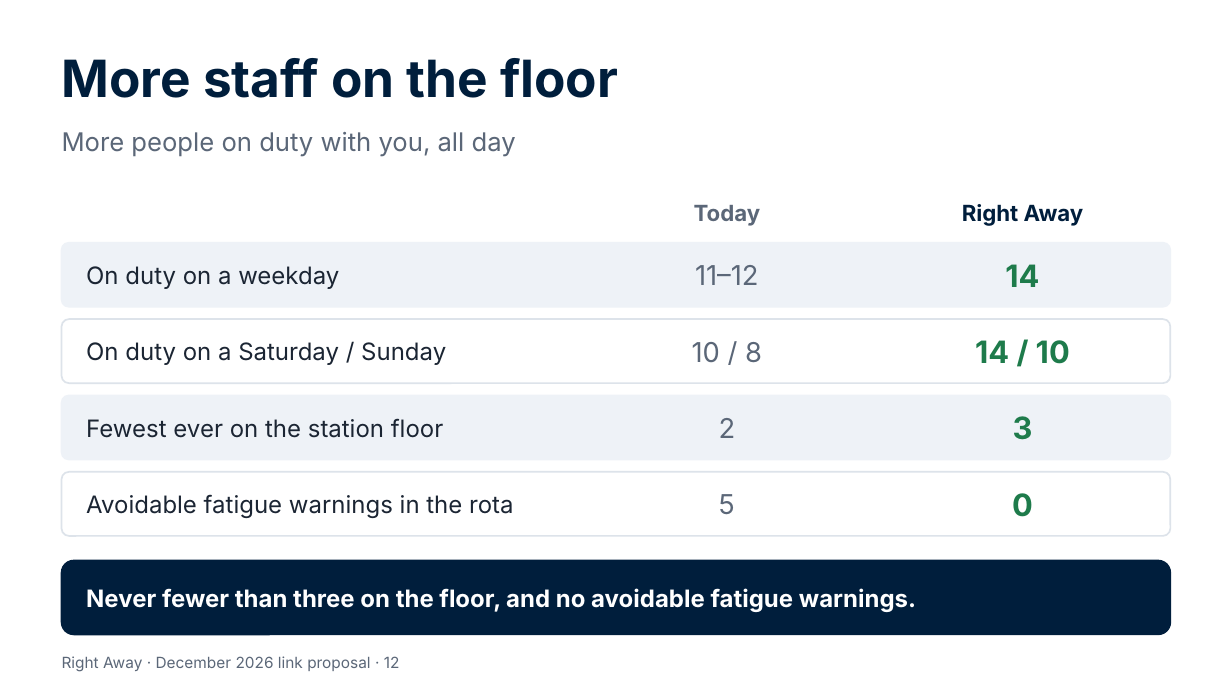
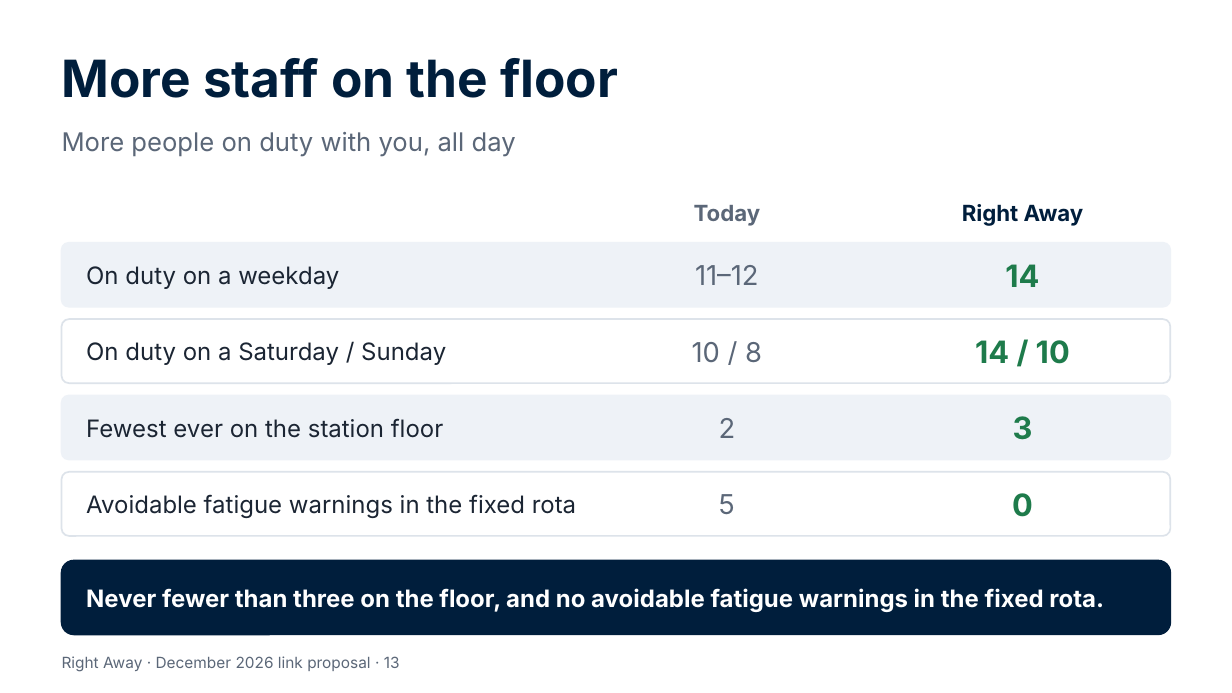
Before and after one commit to Garethdavidmiller/roster-app, a slide deck: slide 13 of docs/proposals/presentations/Right-Away-for-colleagues.pptx (slide 12 before the commit). Drawn at 1232x693 pixels with LibreOffice and Linux fonts; fonts in the diff are those of the drawing. Boxes give left, top, right and bottom in pixels: in the first picture for what was removed or moved away, otherwise in the second. Text is boxed around its words. In the diff, an @@ line names an element or a change of style, - is before the commit and + after.

```diff
--- a/docs/proposals/presentations/Right-Away-for-colleagues.pptx
+++ b/docs/proposals/presentations/Right-Away-for-colleagues.pptx
@@ text at box(86, 494, 576, 518): text changed @@
-Avoidable fatigue warnings in the rota
+Avoidable fatigue warnings in the fixed rota
@@ text at box(86, 588, 1104, 612): text changed @@
-Never fewer than three on the floor, and no avoidable fatigue warnings.
+Never fewer than three on the floor, and no avoidable fatigue warnings in the fixed rota.
@@ text at box(62, 656, 400, 672): text changed @@
-Right Away · December 2026 link proposal · 12
+Right Away · December 2026 link proposal · 13
```
Also in this commit, not shown: 9 other slides changed, 1 slide added, 19 other files.
